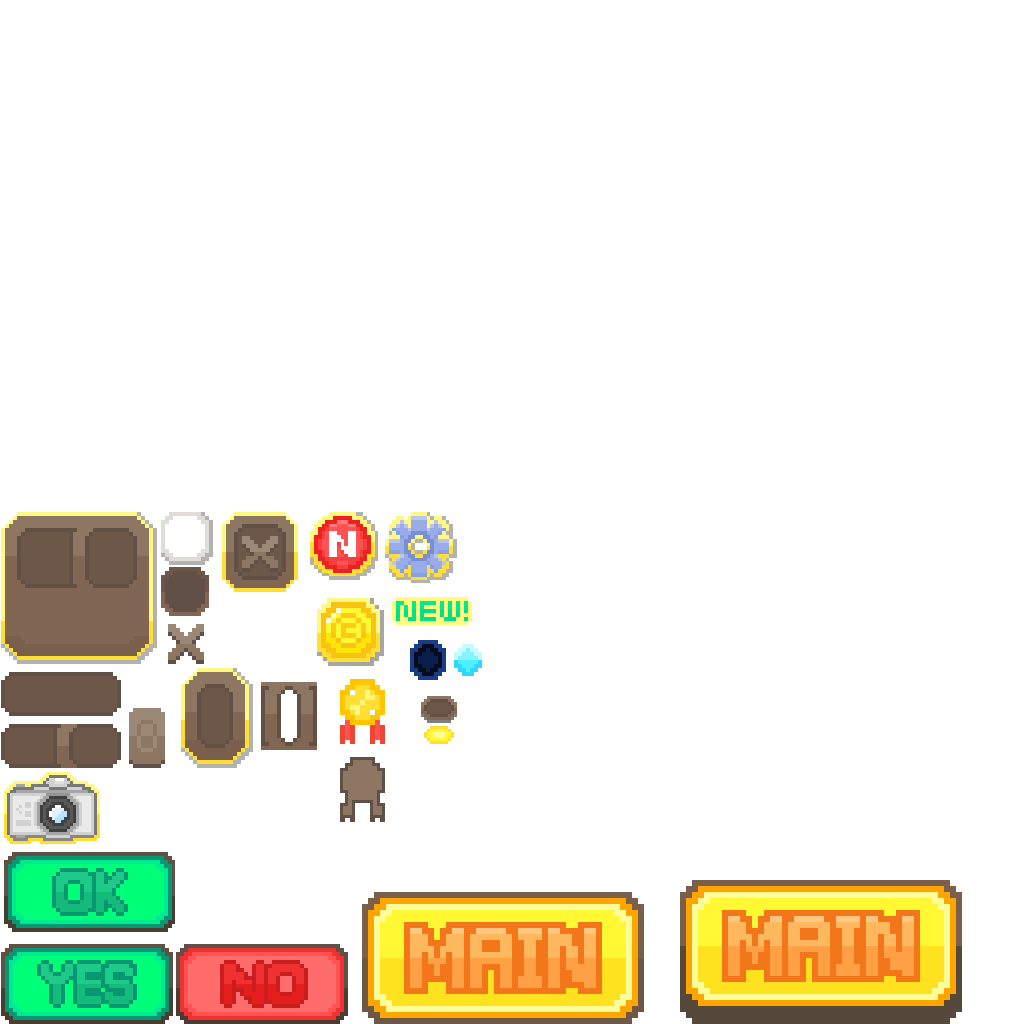
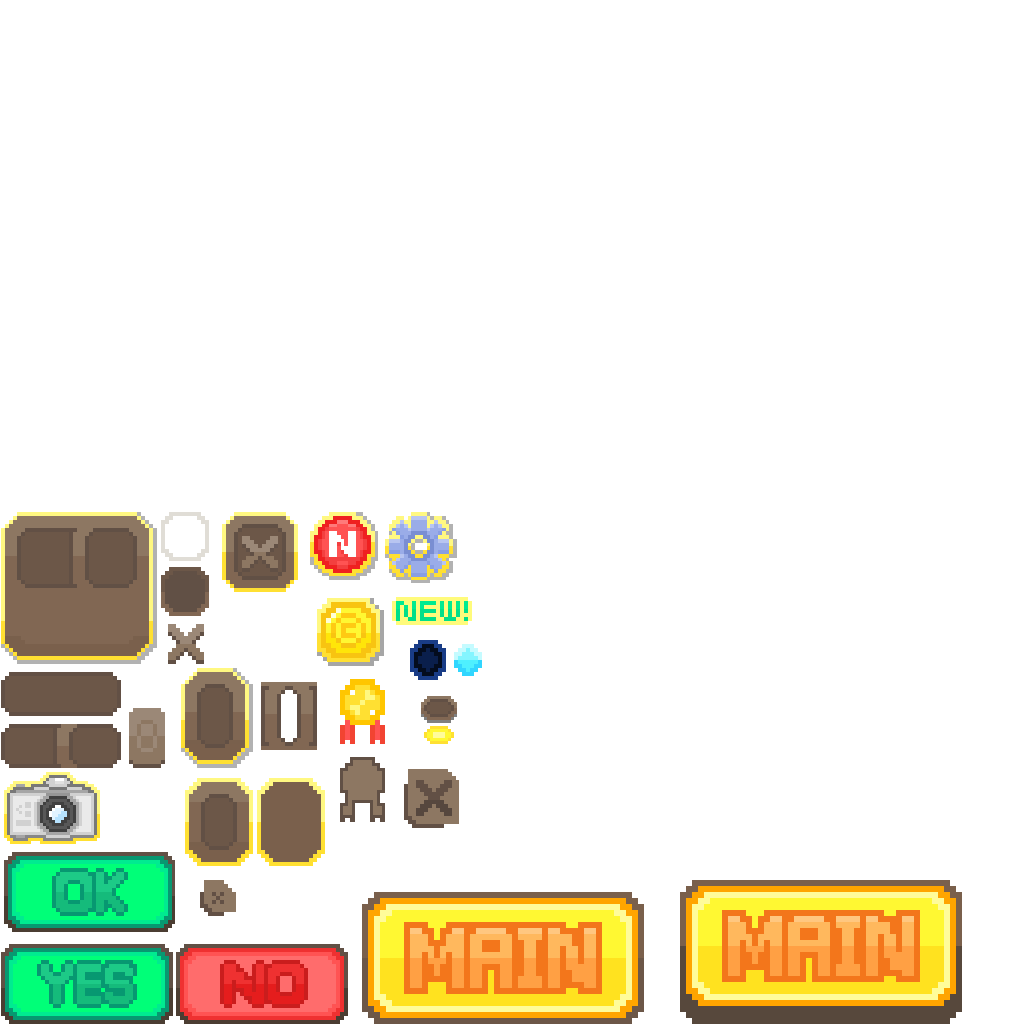
Revision of a layered 1024 × 1024 image; what changed, layer by layer:
added layer "레이어 9" above "came ic" over [404, 769, 459, 828]
added layer "x btn" (1st of 2) above "back ui 1" over [200, 880, 236, 916]
added layer "back ui 1" above "레이어 8" over [185, 778, 325, 866]
added layer "back ui 2" above "레이어 4" over [161, 512, 209, 561]
painted on "레이어 4" over [161, 512, 213, 565]
